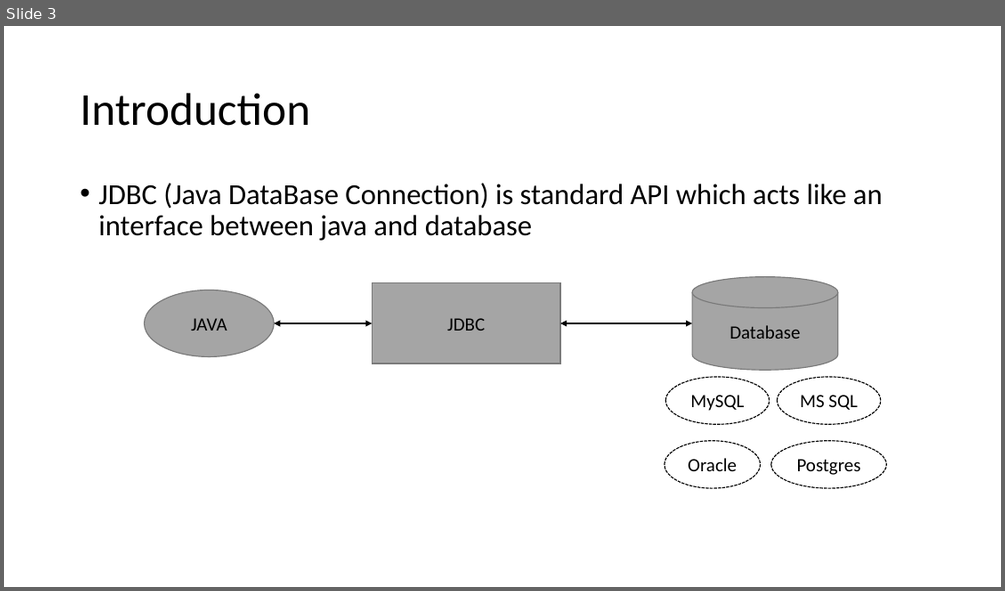
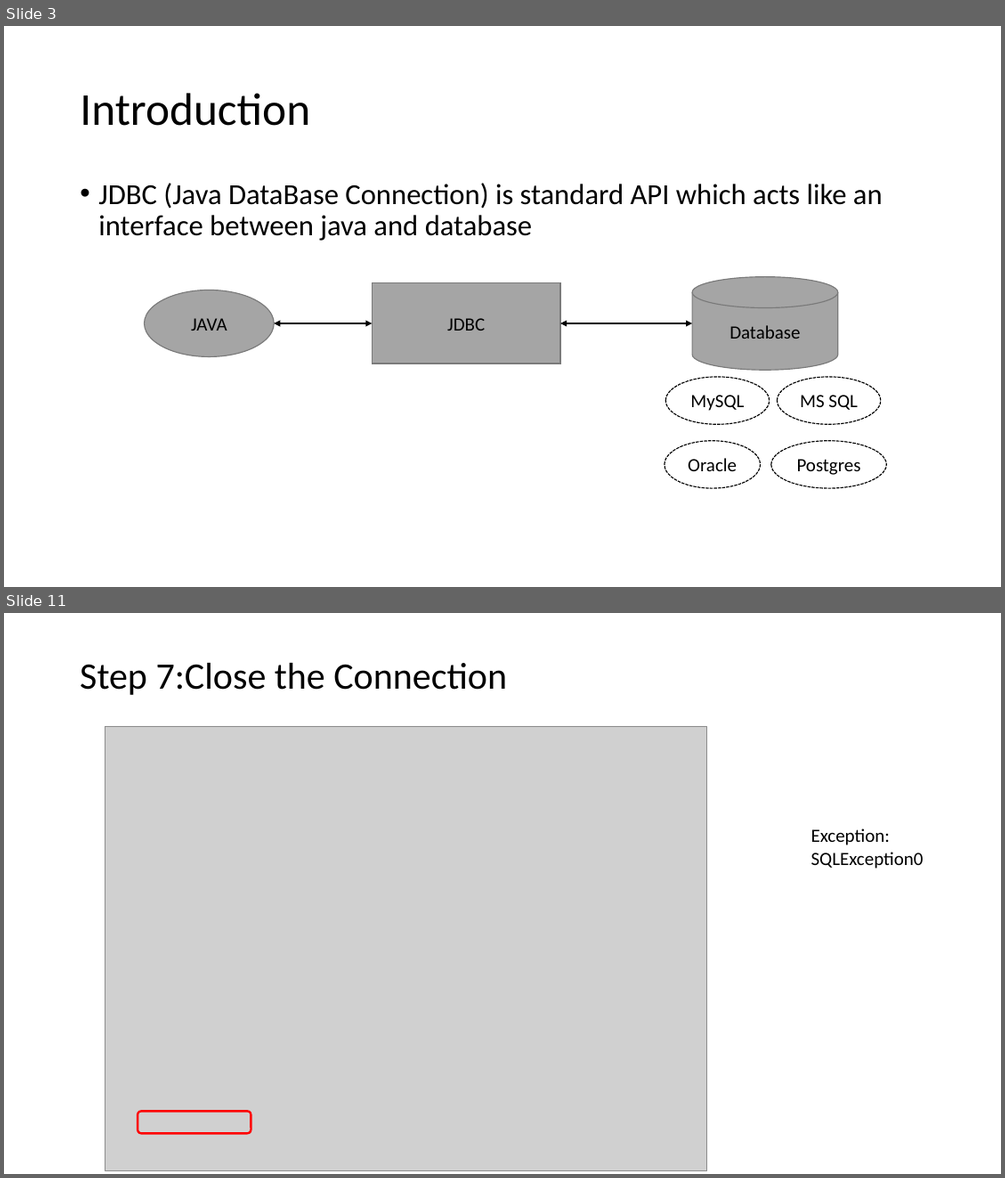
Before and after one commit to psp2108/JDBC_demo, a slide deck: JDBC_PPT/JDBC.pptx. Shown one above the other, each under a label of ours: slide 3 before the commit, slides 3 and 11 after it; the slides between them are not shown. The pictures are 1005x591 and 1005x1178 pixels, drawn with LibreOffice and Linux fonts; fonts in the diff are those of the drawing; grey boxes stand for pictures. Boxes give left, top, right and bottom in pixels: in the first picture for what was removed or moved away, otherwise in the second. Text is boxed around its words. In the diff, an @@ line names an element or a change of style, - is before the commit and + after.

```diff
--- a/JDBC_PPT/JDBC.pptx
+++ b/JDBC_PPT/JDBC.pptx
@@ slide 11 added at <box>4,613,1001,1174</box>, background #FFFFFF @@
@@ text added at <box>80,663,507,695</box>, 36 pt, text #000000 @@
+Step 7:Close the Connection
@@ picture added at <box>105,726,707,1170</box> @@
@@ text added at <box>811,828,923,868</box>, 18 pt, text #000000 @@
+Exception:
+SQLException0
@@ rounded rectangle added at <box>138,1111,251,1134</box>, outline #FF0000 2 pt @@
```
Also in this commit, not shown: 12 slides changed, 3 other slides added, 3 slides removed.
